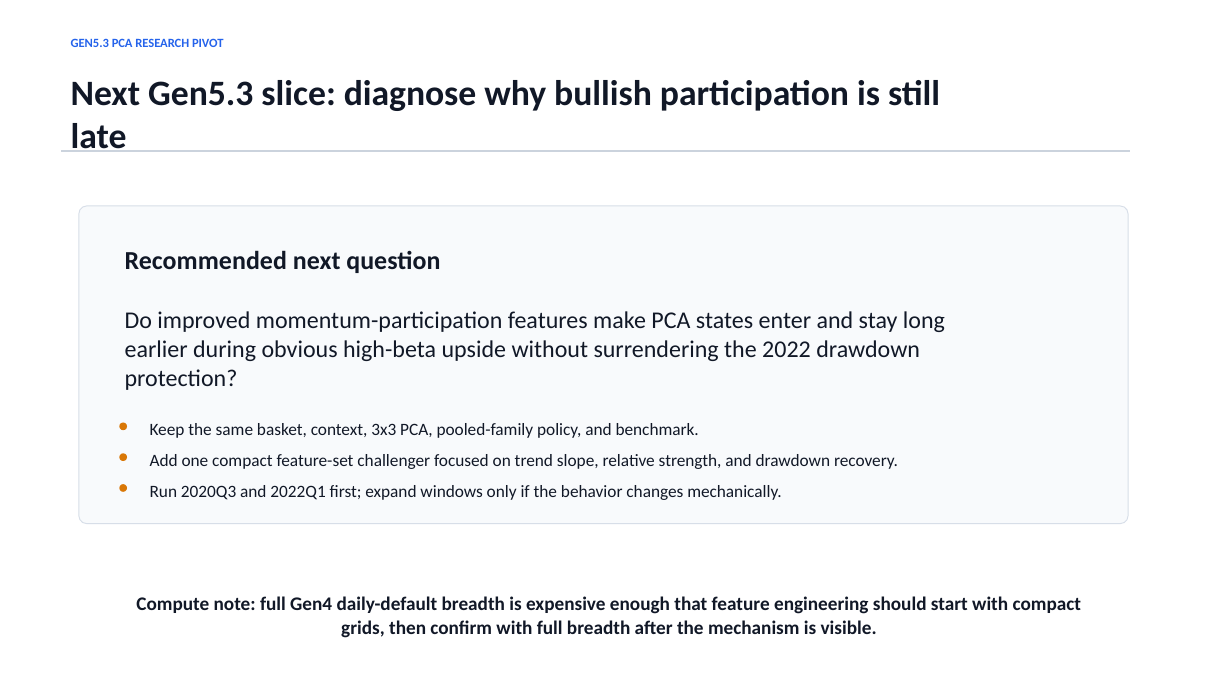
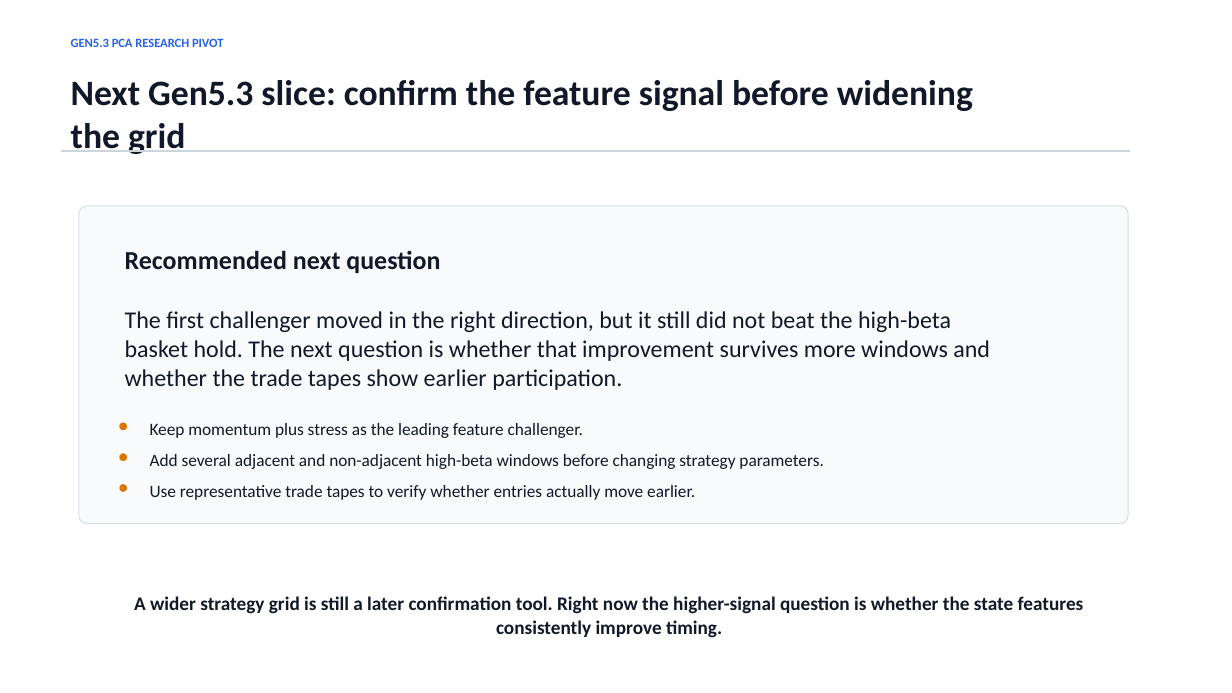
Before and after one commit to Francisc0Franc0/Time-Series-Modeling-Gen5, a slide deck: slide 15 of presentations/gen5_3_bull_momentum_specialist_plan.pptx (slide 14 before the commit). Drawn at 1232x693 pixels with LibreOffice and Linux fonts; fonts in the diff are those of the drawing. Boxes give left, top, right and bottom in pixels: in the first picture for what was removed or moved away, otherwise in the second. Text is boxed around its words. In the diff, an @@ line names an element or a change of style, - is before the commit and + after.

Commit message:
Add Gen5.3 momentum feature-set screen

```diff
--- a/presentations/gen5_3_bull_momentum_specialist_plan.pptx
+++ b/presentations/gen5_3_bull_momentum_specialist_plan.pptx
@@ text at [71, 80, 973, 154]: text changed @@
-Next Gen5.3 slice: diagnose why bullish participation is still late
+Next Gen5.3 slice: confirm the feature signal before widening the grid
@@ text at [125, 311, 990, 390]: text changed @@
-Do improved momentum-participation features make PCA states enter and stay long earlier during obvious high-beta upside without surrendering the 2022 drawdown protection?
+The first challenger moved in the right direction, but it still did not beat the high-beta basket hold. The next question is whether that improvement survives more windows and whether the trade tapes show earlier participation.
@@ text at [150, 423, 583, 438]: text changed @@
-Keep the same basket, context, 3x3 PCA, pooled-family policy, and benchmark.
+Keep momentum plus stress as the leading feature challenger.
@@ text at [150, 454, 823, 469]: text changed @@
-Add one compact feature-set challenger focused on trend slope, relative strength, and drawdown recovery.
+Add several adjacent and non-adjacent high-beta windows before changing strategy parameters.
@@ text at [150, 485, 695, 500]: text changed @@
-Run 2020Q3 and 2022Q1 first; expand windows only if the behavior changes mechanically.
+Use representative trade tapes to verify whether entries actually move earlier.
@@ text at [134, 596, 1084, 638]: text changed @@
-Compute note: full Gen4 daily-default breadth is expensive enough that feature engineering should start with compact grids, then confirm with full breadth after the mechanism is visible.
+A wider strategy grid is still a later confirmation tool. Right now the higher-signal question is whether the state features consistently improve timing.
```
Also in this commit, not shown: 3 other slides changed, 1 slide added, 8 other files.
